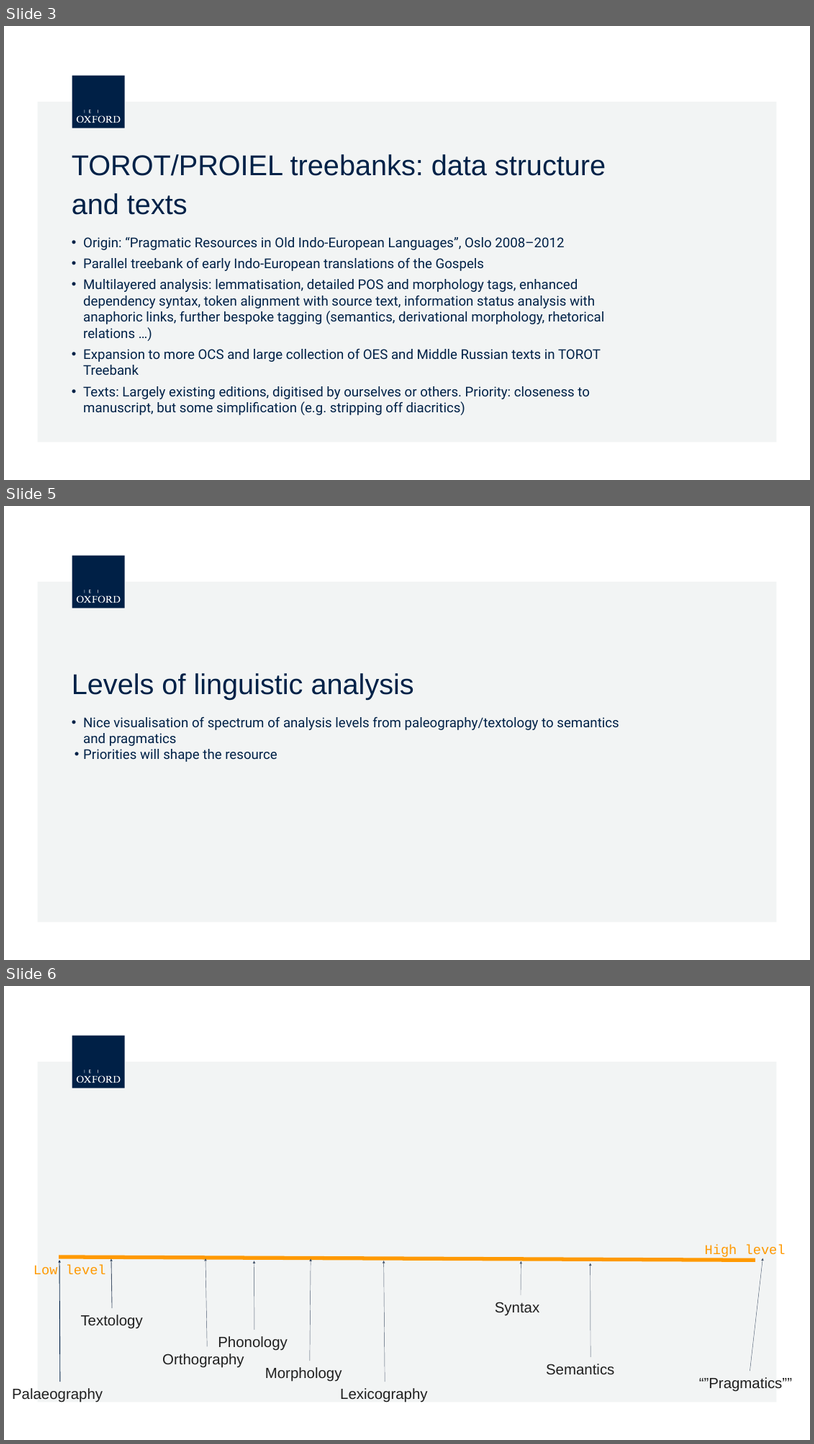
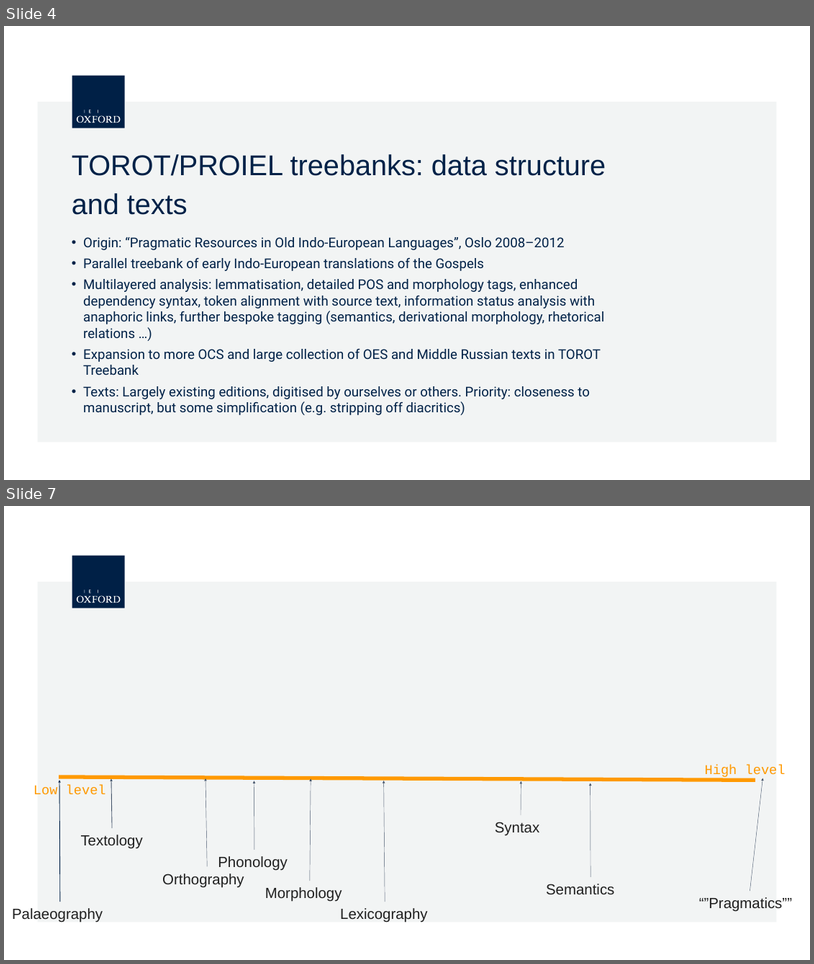
Before and after one commit to 12401453/torot_2023, a slide deck: presentation/Paris/computerised_phon_morph.pptx.odp. Shown one above the other, each under a label of ours: slides 3, 5 and 6 before the commit, slides 4 and 7 after it; the slides between them are not shown. The pictures are 814x1444 and 814x964 pixels, drawn with LibreOffice and Linux fonts; fonts in the diff are those of the drawing; background and template pictures are left out. Boxes give left, top, right and bottom in pixels: in the first picture for what was removed or moved away, otherwise in the second. Text is boxed around its words. In the diff, an @@ line names an element or a change of style, - is before the commit and + after.

```diff
--- a/presentation/Paris/computerised_phon_morph.pptx.odp
+++ b/presentation/Paris/computerised_phon_morph.pptx.odp
@@ slide 5 removed at box(4, 506, 810, 960), background #FFFFFF; not listed: 7 template elements that a slide beside it also shows @@
@@ title removed at box(72, 673, 414, 699) @@
-Levels of linguistic analysis
@@ text removed at box(83, 717, 619, 762) @@
-  • Nice visualisation of spectrum of analysis levels from paleography/textology to semantics and pragmatics
-  • Priorities will shape the resource
@@ what was slide 3 is now slide 4 @@
@@ what was slide 6 is now slide 7 @@
```
Also in this commit, not shown: 26 slides added, 10 other slides removed, 7 other files.
